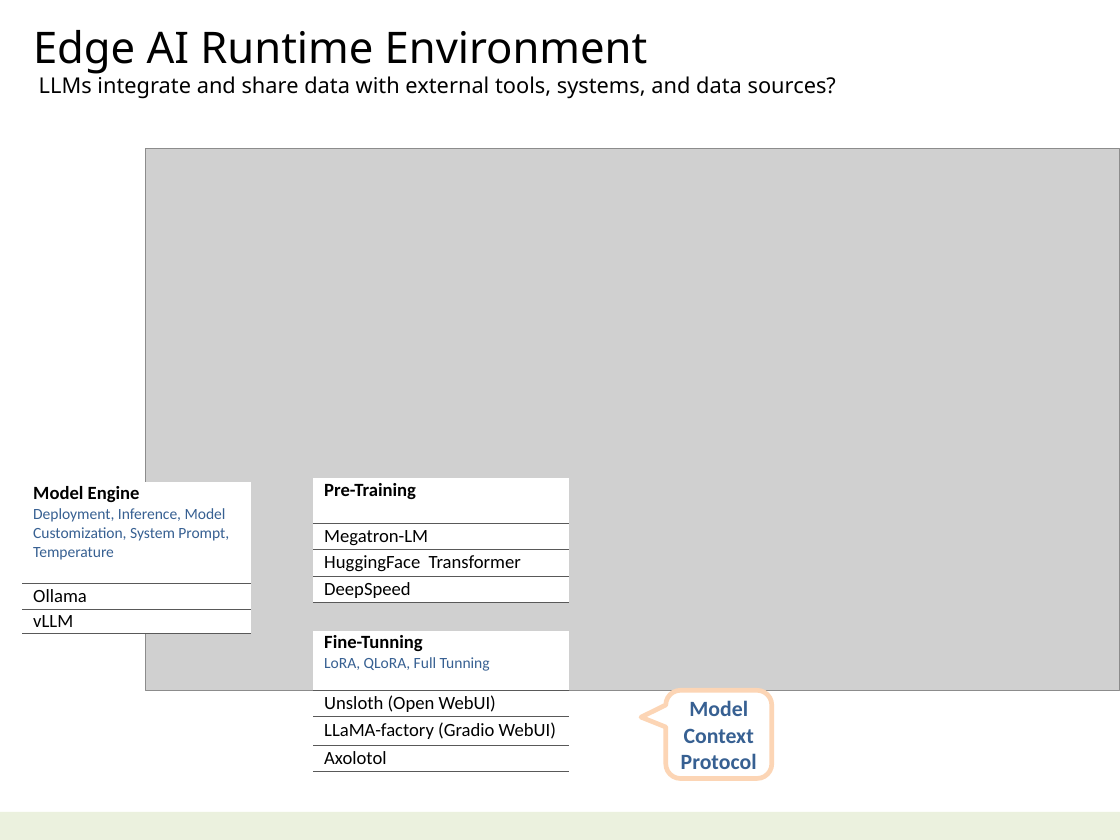
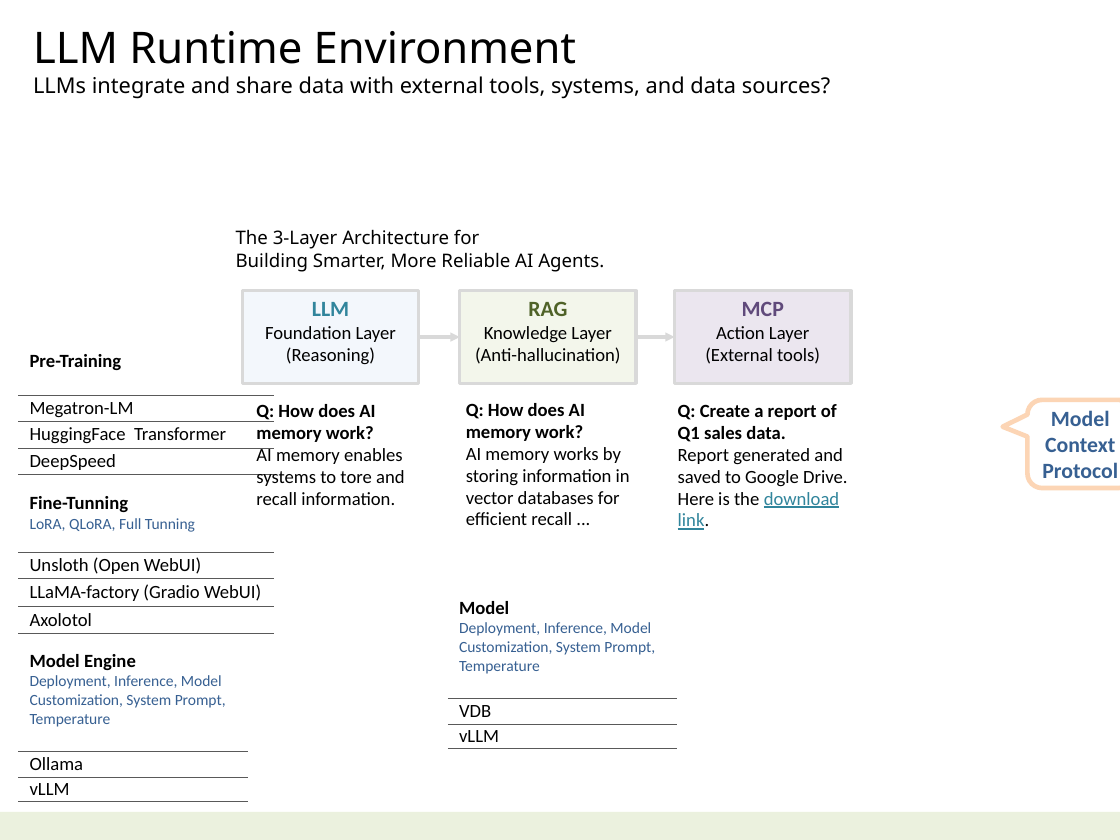
Before and after one commit to navibator/crazy-ai, a slide deck: slide 4 of ai-gemma.pptx (slide 3 before the commit). Drawn at 1120x840 pixels with LibreOffice and Linux fonts; fonts in the diff are those of the drawing; grey boxes stand for pictures. Boxes give left, top, right and bottom in pixels: in the first picture for what was removed or moved away, otherwise in the second. Text is boxed around its words. In the diff, an @@ line names an element or a change of style, - is before the commit and + after.

```diff
--- a/ai-gemma.pptx
+++ b/ai-gemma.pptx
@@ text at bbox=[33, 31, 577, 64]: text changed @@
-Edge AI Runtime Environment
+LLM Runtime Environment
@@ picture removed at bbox=[146, 148, 1120, 690] @@
@@ text added at bbox=[236, 229, 604, 272], 12 pt, text #000000 @@
+The 3-Layer Architecture for
+Building Smarter, More Reliable AI Agents.
@@ rectangle added at bbox=[243, 291, 419, 384], fill #C6D9F1 at 20% opacity, outline #D9D9D9 2 pt, 12 pt, text #000000 @@
+LLM
+Foundation Layer
+(Reasoning)
@@ rectangle added at bbox=[460, 291, 636, 384], fill #C3D69B at 20% opacity, outline #D9D9D9 2 pt, 12 pt, text #000000 @@
+RAG
+Knowledge Layer
+(Anti-hallucination)
@@ rectangle added at bbox=[674, 291, 850, 384], fill #E6E0EC at 80% opacity, outline #D9D9D9 2 pt, 12 pt, text #000000 @@
+MCP
+Action Layer
+(External tools)
@@ table: place and size @@
-table at bbox=[314, 478, 569, 603]
+table at bbox=[18, 349, 273, 474]
@@ arrow added from (419, 337) to (460, 337), #D9D9D9 2 pt @@
@@ arrow added from (636, 337) to (674, 337), #D9D9D9 2 pt @@
@@ text added at bbox=[256, 404, 405, 505], 12 pt, text #000000 @@
+Q: How does AI memory work?
+AI memory enables systems to tore and recall information.
@@ text added at bbox=[466, 403, 630, 525], 12 pt, text #000000 @@
+Q: How does AI memory work?
+AI memory works by storing information in vector databases for efficient recall ...
@@ text added at bbox=[678, 404, 847, 530], 12 pt, text #000000 @@
+Q: Create a report of Q1 sales data.
+Report generated and saved to Google Drive. Here is the download link.
@@ rounded speech box "Model": place and size @@
-rounded speech box "Model" at bbox=[665, 690, 772, 778]
+rounded speech box "Model" at bbox=[1027, 400, 1120, 488]
@@ table: place and size @@
-table at bbox=[314, 631, 569, 771]
+table at bbox=[18, 492, 273, 632]
@@ table added at bbox=[448, 596, 678, 747], 3 rows, 1 columns @@
+Model / Deployment, Inference, Model Customization, System Prompt, Temperature
+VDB
+vLLM
@@ table: place and size @@
-table at bbox=[22, 482, 252, 633]
+table at bbox=[18, 650, 248, 801]
```
Also in this commit, not shown: 4 other slides changed, 2 slides added, 3 slides removed, 1 other file.
